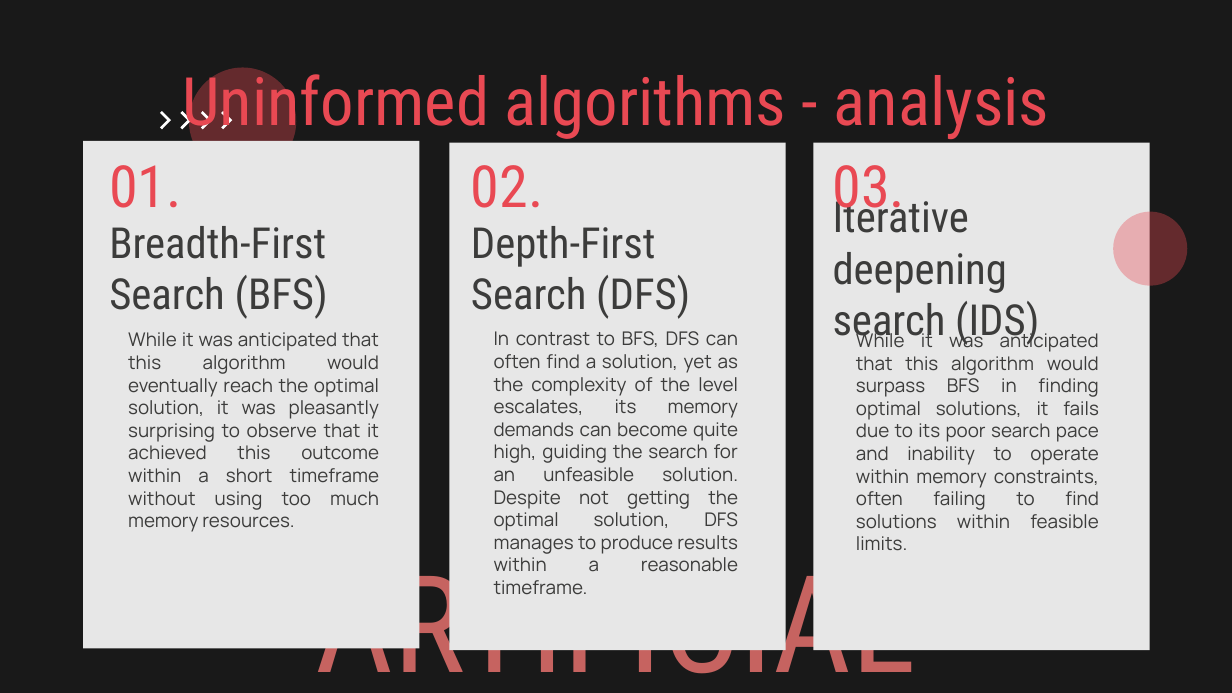
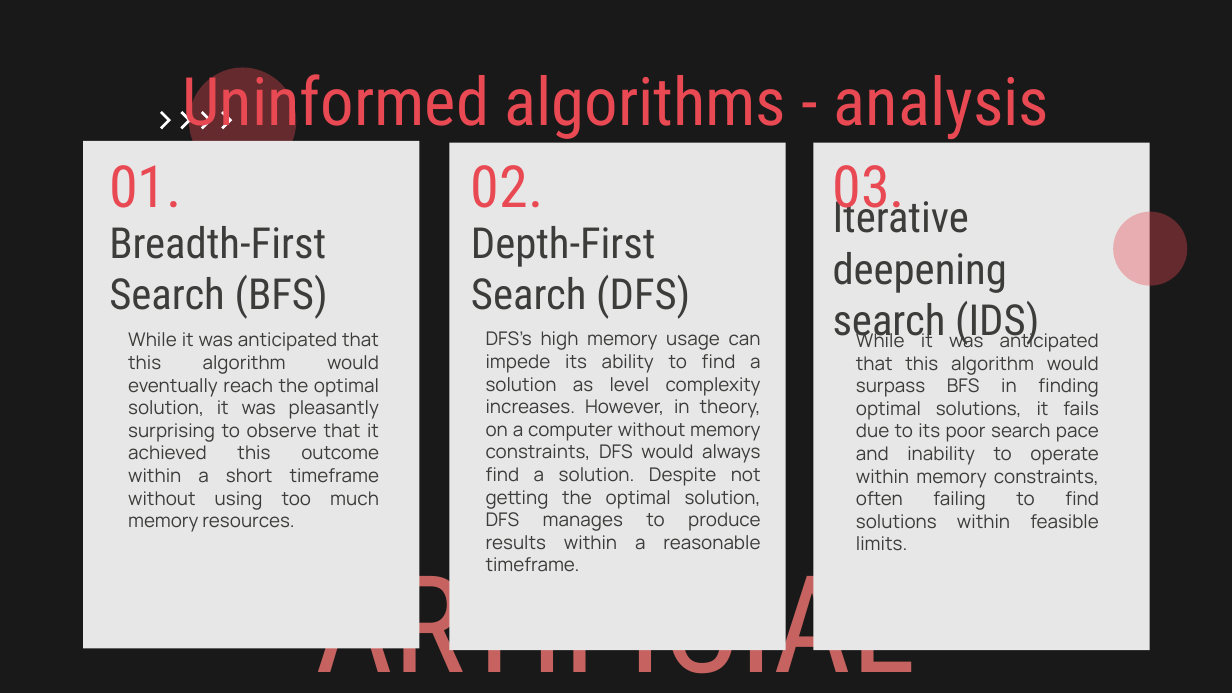
Before and after one commit to antoniooazevedo/IA-project, a slide deck: slide 6 of docs/Presentations/Sokobond_AI_Group_A1_77.pptx. Drawn at 1232x693 pixels with LibreOffice and Linux fonts; fonts in the diff are those of the drawing. Boxes give left, top, right and bottom in pixels: in the first picture for what was removed or moved away, otherwise in the second. Text is boxed around its words. In the diff, an @@ line names an element or a change of style, - is before the commit and + after.

Commit message:
powerpoint finished

```diff
--- a/docs/Presentations/Sokobond_AI_Group_A1_77.pptx
+++ b/docs/Presentations/Sokobond_AI_Group_A1_77.pptx
@@ text at [486,331,761,572]: text changed @@
-In contrast to BFS, DFS can often find a solution, yet as the complexity of the level escalates, its memory demands can become quite high, guiding the search for an unfeasible solution. Despite not getting the optimal solution, DFS manages to produce results within a reasonable timeframe.
+DFS's high memory usage can impede its ability to find a solution as level complexity increases. However, in theory, on a computer without memory constraints, DFS would always find a solution. Despite not getting the optimal solution, DFS manages to produce results within a reasonable timeframe.
```
Also in this commit, not shown: 4 other slides changed, 2 other files.
